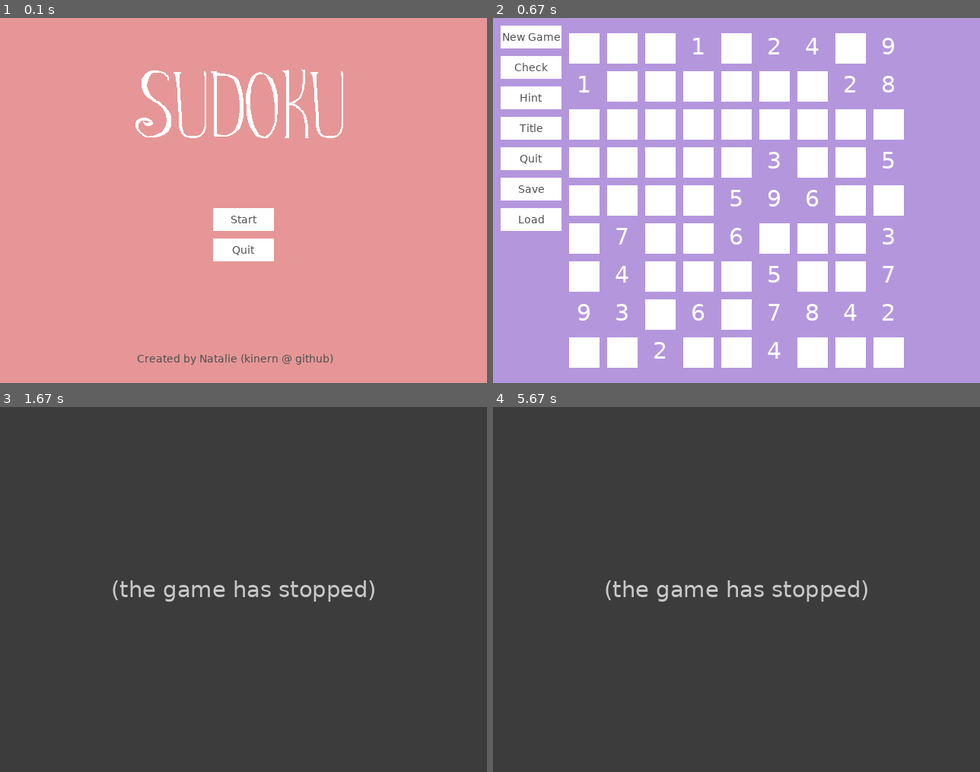
Above: before the commit, frames 1-4 (two rows, left to right).
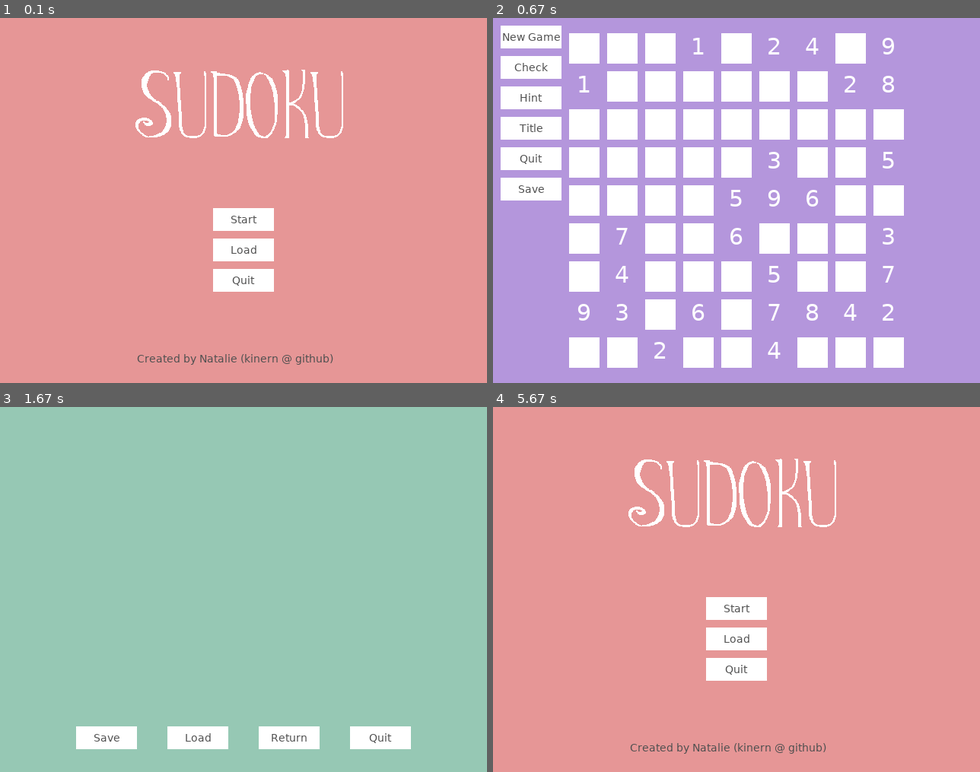
Above: after the commit, the same moments.

Repository: kinern/sudoku-pygame
Game: pygame game, started from main.py
Same seed, same stepped clock (60 frames per second), same inputs: the game is played once before the commit and once after it.
Inputs (mouse positions are in pixels of both pictures, inside the frame that each line leads up to):
- Up to frame 1 (0.1 s): no input
- Up to frame 2 (0.67 s): press the mouse at (736, 218) at 0.37 s; move the mouse to (658, 251) at 0.47 s; release the mouse at (585, 284) at 0.6 s
- Up to frame 3 (1.67 s): press the mouse at (38, 516) at 0.7 s; move the mouse to (92, 487) at 0.8 s; release the mouse at (146, 458) at 0.93 s; press the mouse at (243, 640) at 1.17 s; move the mouse to (336, 680) at 1.27 s; release the mouse at (428, 728) at 1.4 s
- Up to frame 4 (5.67 s): press the mouse at (780, 739) at 1.8 s; move the mouse to (833, 658) at 1.9 s; release the mouse at (887, 582) at 2.03 s; press the mouse at (736, 640) at 2.6 s; move the mouse to (668, 644) at 2.7 s; release the mouse at (600, 647) at 2.83 s; press the mouse at (692, 739) at 3.5 s; move the mouse to (780, 728) at 3.6 s; release the mouse at (872, 720) at 3.73 s; press the mouse at (600, 739) at 4.5 s; move the mouse to (687, 709) at 4.6 s; release the mouse at (775, 680) at 4.73 s; press the mouse at (780, 739) at 5.5 s; move the mouse to (780, 636) at 5.6 s

The runs differ from the first frame. In frame 1, 0.8% of the frame differs, in the area x 43-57%, y 62-75%; in frame 2, 0.8%; in frame 3, 100%, in the area x 0-100%, y 0-100%; in frame 4, 100%.
Before the commit the program exited at 1.18 s; later frames show no game.

Commit message:
Moving save functions to seperate screen, updating routing, adding screen history and return button for load screen.

Diff:
--- a/main.py
+++ b/main.py
@@ -102,9 +102,12 @@
             return False
 
 class GameState(Enum):
+    PREVSTATE = -2
     QUIT = -1
     TITLE = 0
     NEWGAME = 1
+    LOAD = 2
+
 
 gameState = GameState.TITLE
 
@@ -137,6 +140,10 @@
         nonlocal localGameState
         localGameState = GameState.NEWGAME
 
+    def changeToLoadScreen():
+        nonlocal localGameState
+        localGameState = GameState.LOAD
+
     def quitGame():
         nonlocal localGameState
         localGameState = GameState.QUIT
@@ -150,21 +157,38 @@
         bg=(255,255,255),
         onClick=changeToNewGame)
 
+    loadBtn = Button(
+        "Load",
+        pos=(int(640/2)-40, 290),
+        size=(80,30),
+        font=14,
+        fontColor=(80,80,80),
+        bg=(255,255,255),
+        onClick=changeToLoadScreen)
+
     quitBtn = Button(
         "Quit",
-        pos=(int(640/2)-40, 290),
+        pos=(int(640/2)-40, 330),
         size=(80, 30),
         font=14,
         fontColor=(80,80,80),
         bg=(255,255,255),
         onClick=quitGame)
 
-    buttons = [startBtn, quitBtn]
+    buttons = [startBtn, loadBtn, quitBtn]
 
     titleImage = pygame.image.load("sudoku-title.png").convert_alpha()
 
     footerFont = pygame.font.SysFont("Verdana", 14)
     footerText = footerFont.render("Created by Natalie (kinern @ github)", 1, pygame.Color(80,80,80))
+
+    #Render Title Screen
+    screen.fill((230,150,150))
+    screen.blit(titleImage, pygame.rect.Rect(int(640/2)-int(305/2),60, 305, 102))
+    screen.blit(footerText, (int(640/2)-140, 440))
+    for button in buttons:
+        screen.blit(button.surface, (button.x, button.y))
+    pygame.display.flip()
 
     while True:
         if (localGameState != GameState.TITLE):
@@ -179,16 +203,15 @@
                     for button in buttons:
                         button.click(event)
 
-        #Render Title Screen
-        screen.fill((230,150,150))
-        screen.blit(titleImage, pygame.rect.Rect(int(640/2)-int(305/2),60, 305, 102))
-        screen.blit(footerText, (int(640/2)-140, 440))
-        for button in buttons:
-            screen.blit(button.surface, (button.x, button.y))
-        pygame.display.flip()
-
-
-def gameScreen(screen):
+
+#Game data class for returning from load menu
+class GameData:
+    def __init__(self, gameMatrix, solutionMatrix, inputValues):
+        self.gameMatrix = gameMatrix
+        self.solutionMatrix = solutionMatrix
+        self.inputValues = inputValues
+
+def gameScreen(screen, currentGameData = None):
 
     localGameState = GameState.NEWGAME
 
@@ -199,6 +222,19 @@
     def quitGame():
         nonlocal localGameState
         localGameState = GameState.QUIT
+
+    def loadGameScreen():
+        nonlocal localGameState
+        nonlocal currentGameData
+        inputValues = getInputValues()
+        currentGameData = GameData(matrix.matrix, matrix.solutionMatrix, inputValues)
+        localGameState = GameState.LOAD
+
+    def getInputValues():
+        inputValues = []
+        for n in inputBoxCollection:
+            inputValues.append({"matrixIndex": n.matrixIndex, "value": n.value})
+        return inputValues
 
     screenBgColor = (180, 150, 220)
     matrixFont = pygame.font.SysFont('Verdana', 30)
@@ -418,32 +454,11 @@
             n.bgColor = n.inactiveBgColor
             n.update()
 
-    def saveGame():
-        gameData = shelve.open("save.bin")
-        gameData['matrix'] = matrix.matrix
-        gameData['solutionMatrix'] = matrix.solutionMatrix
-        inputValues = []
-        for n in inputBoxCollection:
-            inputValues.append({"matrixIndex": n.matrixIndex, "value": n.value})
-        gameData['inputValues'] = inputValues
-        gameData.close()
 
     def loadGame():
         savedMatrix, solutionMatrix, inputValues = load()
-        inputBoxCollection.clear()
-        screen.fill(screenBgColor)
-        matrix.matrix = savedMatrix
-        matrix.solutionMatrix = solutionMatrix
-        renderNewMatrix()
-        for n in inputBoxCollection:
-            inputVal =  [m for m in inputValues if m["matrixIndex"] == n.matrixIndex]
-            inputVal = inputVal[0]
-            n.value = inputVal["value"]
-            n.update()
-        renderScreen()
-        for button in buttons:
-            screen.blit(button.surface, (button.x, button.y))
-        pygame.display.flip()
+        gameData = GameData(savedMatrix, solutionMatrix, inputValues)
+        renderGameData(gameData)
 
     def load():
         try:
@@ -500,32 +515,42 @@
     bg=(255,255,255),
     onClick=quitGame)
 
-    saveButton = Button(
+    loadScreenButton = Button(
     "Save",
     pos=(10, 210),
     size=(80, 30),
     font=14,
     fontColor=(80,80,80),
     bg=(255,255,255),
-    onClick=saveGame)
-
-    loadButton = Button(
-    "Load",
-    pos=(10, 250),
-    size=(80, 30),
-    font=14,
-    fontColor=(80,80,80),
-    bg=(255,255,255),
-    onClick=loadGame)
-
-    buttons = [newGameButton, checkButton, hintButton, titleButton, quitButton, saveButton, loadButton]
+    onClick=loadGameScreen)
+
+    buttons = [newGameButton, checkButton, hintButton, titleButton, quitButton, loadScreenButton]
+
+    def renderGameData(gameData):
+        inputBoxCollection.clear()
+        screen.fill(screenBgColor)
+        matrix.matrix = gameData.gameMatrix
+        matrix.solutionMatrix = gameData.solutionMatrix
+        renderNewMatrix()
+        for n in inputBoxCollection:
+            inputVal =  [m for m in gameData.inputValues if m["matrixIndex"] == n.matrixIndex]
+            inputVal = inputVal[0]
+            n.value = inputVal["value"]
+            n.update()
+        renderScreen()
+        for button in buttons:
+            screen.blit(button.surface, (button.x, button.y))
+        pygame.display.flip()
 
     #Initial Render
-    newGame()
+    if (currentGameData != None):
+        renderGameData(currentGameData)
+    else:
+        newGame()
 
     while True:
         if localGameState != GameState.NEWGAME:
-            return localGameState
+            return {'state':localGameState, 'data':currentGameData} #Change this
         #Handle Title Screen Events
         for event in pygame.event.get():
             if event.type == pygame.QUIT:
@@ -542,6 +567,123 @@
                 for n in inputBoxCollection:
                     n.handleEvent(event)
 
+def loadScreen(screen, currentGameData = None):
+
+    localGameState = GameState.LOAD
+
+    class saveFileBox:
+        def __init__(self, num):
+            self.num = num
+
+        def render(self, num):
+            boxRect = Rect(40, 80*self.num+10, 240, 80)
+            pygame.draw.rect(screen, (255,255,255), boxRect)
+
+    #Display files with buttons
+    saveFileBoxes = []
+    for n in range(3):
+        newBox = saveFileBox(n)
+        saveFileBoxes.append(newBox)
+
+    def saveGame():
+        if (currentGameData == None):
+            print("No game data to save")
+            return False
+        gameData = shelve.open("save.bin")
+        gameData['matrix'] = currentGameData.gameMatrix
+        gameData['solutionMatrix'] = currentGameData.solutionMatrix
+        gameData['inputValues'] = currentGameData.inputValues
+        gameData.close()
+        print("saved data")
+
+    loadedGameData = None
+
+    def load():
+        nonlocal localGameState
+        nonlocal loadedGameData
+        try:
+            gameData = shelve.open("save.bin")
+            loadedGameData =  GameData(gameData['matrix'], gameData['solutionMatrix'], gameData['inputValues'])
+            localGameState = GameState.NEWGAME
+        except KeyError:
+            return None
+        finally:
+            gameData.close()
+
+    def goBack():
+        nonlocal localGameState
+        localGameState = GameState.PREVSTATE
+
+    def quitGame():
+        nonlocal localGameState
+        localGameState = GameState.QUIT
+
+    #Get history from main loop to determine if this is disabled
+    saveBtn = Button(
+    "Save",
+    pos=(100, 420),
+    size=(80, 30),
+    font=14,
+    fontColor=(80,80,80),
+    bg=(255,255,255),
+    onClick=saveGame)
+
+    #Check if no loads available
+    loadBtn = Button(
+    "Load",
+    pos=(220, 420),
+    size=(80, 30),
+    font=14,
+    fontColor=(80,80,80),
+    bg=(255,255,255),
+    onClick=load)
+
+    returnBtn = Button(
+    "Return",
+    pos=(340, 420),
+    size=(80, 30),
+    font=14,
+    fontColor=(80,80,80),
+    bg=(255,255,255),
+    onClick=goBack)
+
+    quitBtn = Button(
+    "Quit",
+    pos=(460, 420),
+    size=(80, 30),
+    font=14,
+    fontColor=(80,80,80),
+    bg=(255,255,255),
+    onClick=quitGame)
+
+    buttons = [saveBtn, loadBtn, returnBtn, quitBtn]
+
+    #Render Load Screen
+    screen.fill((150,200,180))
+    for button in buttons:
+        screen.blit(button.surface, (button.x, button.y))
+    pygame.display.flip()
+
+    running = True
+    while running:
+        if localGameState != GameState.LOAD:
+            if (loadedGameData != None):
+                return {'state': localGameState, 'data': loadedGameData}
+            else:
+                return {'state': localGameState, 'data': currentGameData}
+        #Handle Load Screen Events
+        for event in pygame.event.get():
+            if event.type == pygame.QUIT:
+                return GameState.QUIT
+            if event.type == pygame.MOUSEBUTTONDOWN:
+                if pygame.mouse.get_pressed()[0]:
+                    for button in buttons:
+                        button.click(event)
+
+
+
+
+
 
 def main(gameState):
     pygame.init()
@@ -554,6 +696,9 @@
     screen = pygame.display.set_mode((screen_width,screen_height))
     screenBgColor = (180, 150, 220)
     screen.fill((255,255,255))
+
+    screenHistory = []
+    gameData = None
 
     running = True
     while running:
@@ -561,13 +706,43 @@
         for event in pygame.event.get():
             if event.type == pygame.QUIT:
                 gameState = GameState.QUIT
+
+        #Back Button For Load Screen
+        if gameState == GameState.PREVSTATE:
+            if (len(screenHistory) < 1):
+                print("Error - empty screen history")
+                gameState = GameState.TITLE
+            elif (len(screenHistory) < 2):
+                print("Error - less than 2 screens in history")
+                gameState = screenHistory.pop()
+            else:
+                screenHistory.pop()
+                gameState = screenHistory.pop()
+
+        #Regular Screens
         if gameState == GameState.TITLE:
+            screenHistory.append(GameState.TITLE)
+            gameData = None
             gameState = titleScreen(screen)
         if gameState == GameState.NEWGAME:
-            gameState = gameScreen(screen)
+            screenHistory.append(GameState.NEWGAME)
+            gameObj = gameScreen(screen, gameData)
+            gameData = gameObj['data']
+            gameState = gameObj['state']
+        if gameState == GameState.LOAD:
+            screenHistory.append(GameState.LOAD)
+            gameObj = loadScreen(screen, gameData)
+            gameData = gameObj['data']
+            gameState = gameObj['state']
+        #Quit
         if gameState == GameState.QUIT:
             pygame.quit()
             return
 
+        #Maintain small screen history list
+        if (len(screenHistory) > 2):
+            screenHistory = screenHistory[-2:]
+
+
 if __name__=="__main__":
     main(gameState)
